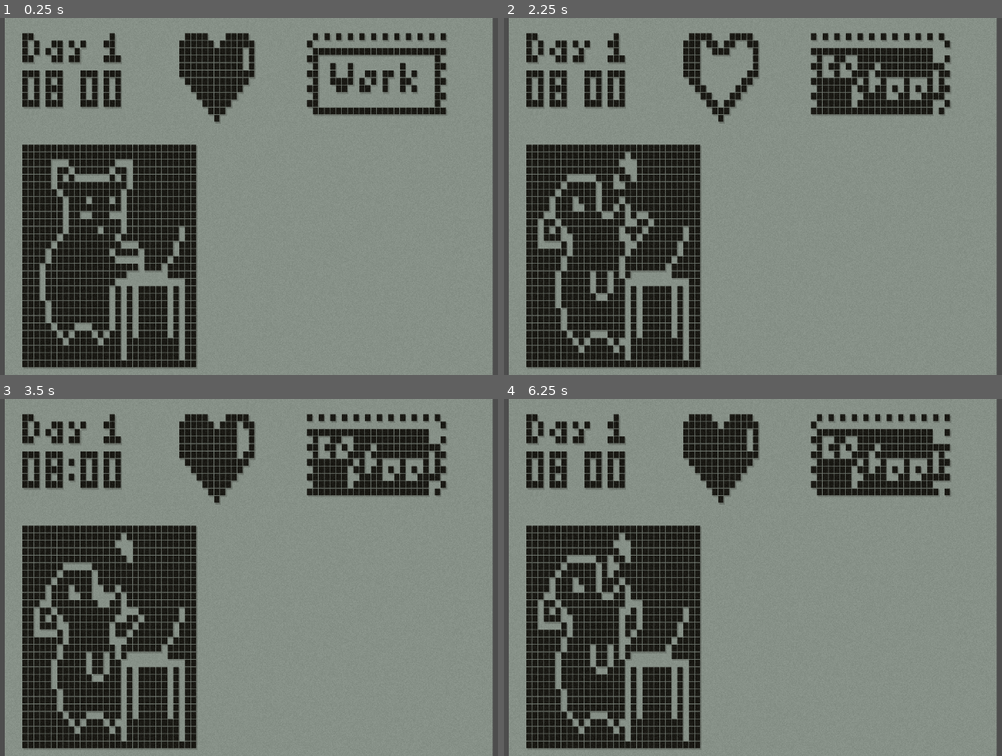
Above: before the commit, frames 1-4 (two rows, left to right).
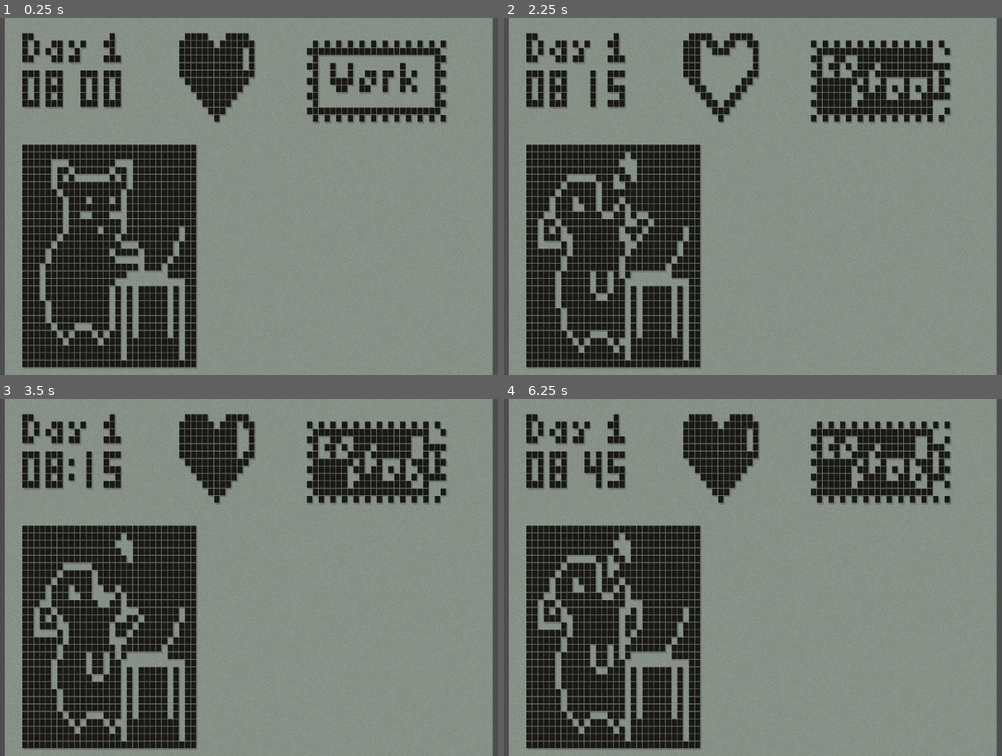
Above: after the commit, the same moments.

Repository: aherrington7452/maruvail_nokia-game-jam-7
Game: Godot game, scene res://scene/main.tscn
Same seed, same stepped clock (60 frames per second), same inputs: the game is played once before the commit and once after it.
Inputs:
- Up to frame 1 (0.25 s): no input
- Up to frame 2 (2.25 s): hold Up (move_up) 0.53-1.28 s; tap Space (interact) at 0.6, 1.35, 2.1 s; hold Down (move_down) 1.28-2.03 s; hold Up (move_up) from 2.03 s (still down)
- Up to frame 3 (3.5 s): keep holding Up (move_up); tap Space (interact) at 2.85 s
- Up to frame 4 (6.25 s): release Up (move_up) at 3.53 s; hold Down (move_down) 3.53-5.78 s; tap Space (interact) every 0.75 s from 3.6 to 5.85 s; hold Up (move_up) from 5.78 s (still down)

The runs differ from the first frame. In frame 1, 1.3% of the frame differs, in the area x 61-90%, y 4-30%; in frame 2, 1.8%; in frame 3, 2.1%, in the area x 16-90%, y 4-30%; in frame 4, 1.9%.

Commit message:
added functionality to progress bars
timers, affecting animations and values

Diff:
--- a/scene/work_station_ui.tscn
+++ b/scene/work_station_ui.tscn
@@ -1056,11 +1056,11 @@
 [node name="Bars" type="AnimatedSprite2D" parent="State"]
 position = Vector2(64, 8)
 sprite_frames = SubResource("SpriteFrames_fadlw")
-animation = &"work"
+animation = &"coffee"
 autoplay = "work"
 
 [node name="ActiveOutline" type="AnimatedSprite2D" parent="State"]
-position = Vector2(64, 7.5)
+position = Vector2(64, 8)
 sprite_frames = SubResource("SpriteFrames_mfdv3")
 animation = &"active"
 autoplay = "active"
@@ -1090,3 +1090,21 @@
 sprite_frames = SubResource("SpriteFrames_tqedy")
 autoplay = "default"
 frame_progress = 0.368647
+
+[node name="ClockTimer" type="Timer" parent="."]
+wait_time = 2.0
+autostart = true
+
+[node name="CoffeeTimer" type="Timer" parent="."]
+
+[node name="WorkTimer" type="Timer" parent="."]
+wait_time = 5.0
+one_shot = true
+
+[node name="SleepTimer" type="Timer" parent="."]
+wait_time = 2.0
+
+[connection signal="timeout" from="ClockTimer" to="." method="_on_clock_timer_timeout"]
+[connection signal="timeout" from="CoffeeTimer" to="." method="_on_coffee_timer_timeout"]
+[connection signal="timeout" from="WorkTimer" to="." method="_on_work_timer_timeout"]
+[connection signal="timeout" from="SleepTimer" to="." method="_on_sleep_timer_timeout"]
--- a/scripts/scr_work_station.gd
+++ b/scripts/scr_work_station.gd
@@ -4,8 +4,21 @@
 @onready var state_label_outline: AnimatedSprite2D = $State/ActiveOutline
 @onready var work_cat_animation: AnimatedSprite2D = $WorkCat
 
+@onready var work_timer: Timer = $WorkTimer
+var work_bar_max_frames = 20 # 21 total
+var work_timer_ongoing = false
+@onready var sleep_timer: Timer = $SleepTimer
+var sleep_bar_max_frames = 18 # 19 total
+var sleep_timer_ongoing = false
+@onready var coffee_timer: Timer = $CoffeeTimer
+var coffee_bar_max_frames = 18 # 19 total
+var coffee_timer_ongoing = false
+
+@onready var clock: AnimatedSprite2D = $Clock
+
 #dictionary
 var State = { "Work": 0, "Coffee": 1, "Sleep": 2 }
+var StateValue = { "Work": 0, "Energy": 0, "Health": 0 } # value = frame of animation
 
 var current_state
 var current_selection_state
@@ -15,6 +28,14 @@
 	current_selection_state = State["Work"]
 
 func _process(_delta) -> void:
+	player_input()
+	update_bar_progress()
+
+	# animate based on state
+	label_animation()
+	cat_animation()
+
+func player_input():
 	# cycle through states
 	if Input.is_action_just_pressed("move_up"):
 		if current_selection_state < 2:
@@ -29,25 +50,53 @@
 	if Input.is_action_just_pressed("interact"):
 		current_state = current_selection_state
 
-	# animate based on state
-	label_animation()
-	cat_animation()
+func update_bar_progress():
+	if current_state == State.Work:
+		#pause all other bar timers
+		coffee_timer.paused = true
+		sleep_timer.paused = true
+		work_timer.paused = false
+		if work_timer_ongoing == false:
+			#get timer and start it
+			work_timer_ongoing = true
+
+			work_timer.start(work_timer.wait_time)
+	if current_state == State.Coffee:
+		work_timer.paused = true
+		sleep_timer.paused = true
+		coffee_timer.paused = false
+		if coffee_timer_ongoing == false:
+			#get timer and start it
+			coffee_timer_ongoing = true
+			coffee_timer.start(coffee_timer.wait_time)
+	if current_state == State.Sleep:
+		work_timer.paused = true
+		coffee_timer.paused = true
+		sleep_timer.paused = false
+		if sleep_timer_ongoing == false:
+			#get timer and start it
+			sleep_timer_ongoing = true
+
+			sleep_timer.start(sleep_timer.wait_time)
 
 func label_animation():
 	if current_selection_state == State.Work:
 		state_label.play("work")
+		state_label.frame = StateValue["Work"]
 		if current_state == State.Work:
 			state_label_outline.play("active")
 		else:
 			state_label_outline.play("inactive")
 	elif current_selection_state == State.Coffee:
 		state_label.play("coffee")
+		state_label.frame = StateValue["Energy"]
 		if current_state == State.Coffee:
 			state_label_outline.play("active")
 		else:
 			state_label_outline.play("inactive")
 	elif current_selection_state == State.Sleep:
 		state_label.play("sleep")
+		state_label.frame = StateValue["Energy"]
 		if current_state == State.Sleep:
 			state_label_outline.play("active")
 		else:
@@ -60,3 +109,27 @@
 		work_cat_animation.play("coffee")
 	elif current_state == State.Sleep:
 		work_cat_animation.play("sleep")
+
+func _on_clock_timer_timeout() -> void:
+	clock.frame += 1
+
+func _on_work_timer_timeout() -> void:
+	work_timer_ongoing = false
+	if StateValue["Work"] < work_bar_max_frames:
+		StateValue["Work"] += 1
+	else:
+		StateValue["Work"] = work_bar_max_frames
+
+func _on_coffee_timer_timeout() -> void:
+	coffee_timer_ongoing = false
+	if StateValue["Energy"] < coffee_bar_max_frames:
+		StateValue["Energy"] += 1
+	else:
+		StateValue["Energy"] = coffee_bar_max_frames
+
+func _on_sleep_timer_timeout() -> void:
+	sleep_timer_ongoing = false
+	if StateValue["Energy"] < sleep_bar_max_frames:
+		StateValue["Energy"] += 1
+	else:
+		StateValue["Energy"] = sleep_bar_max_frames
